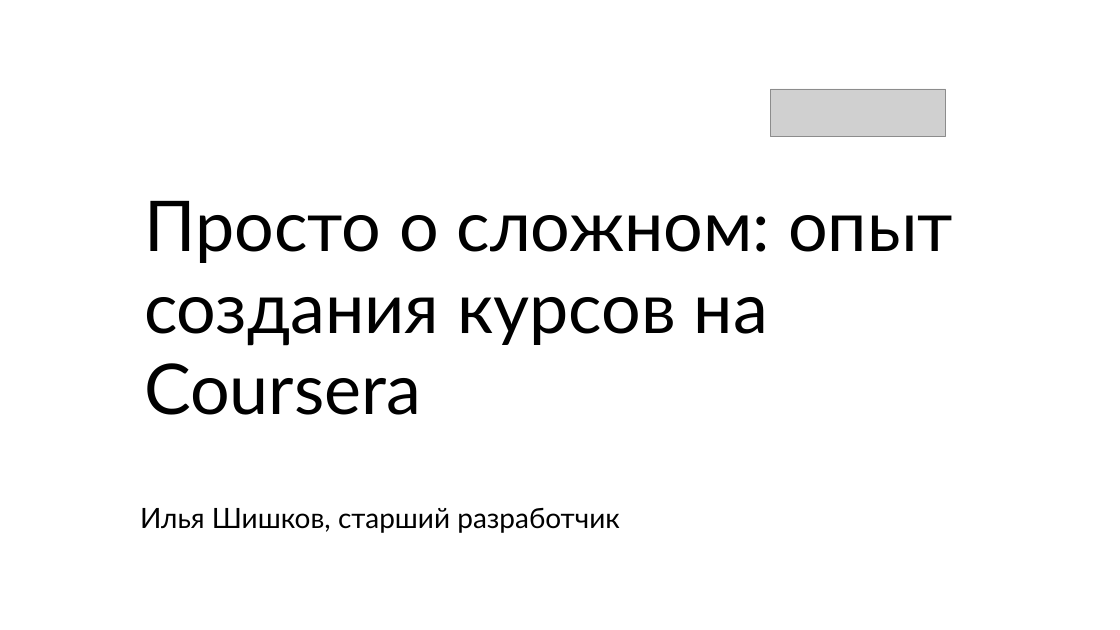
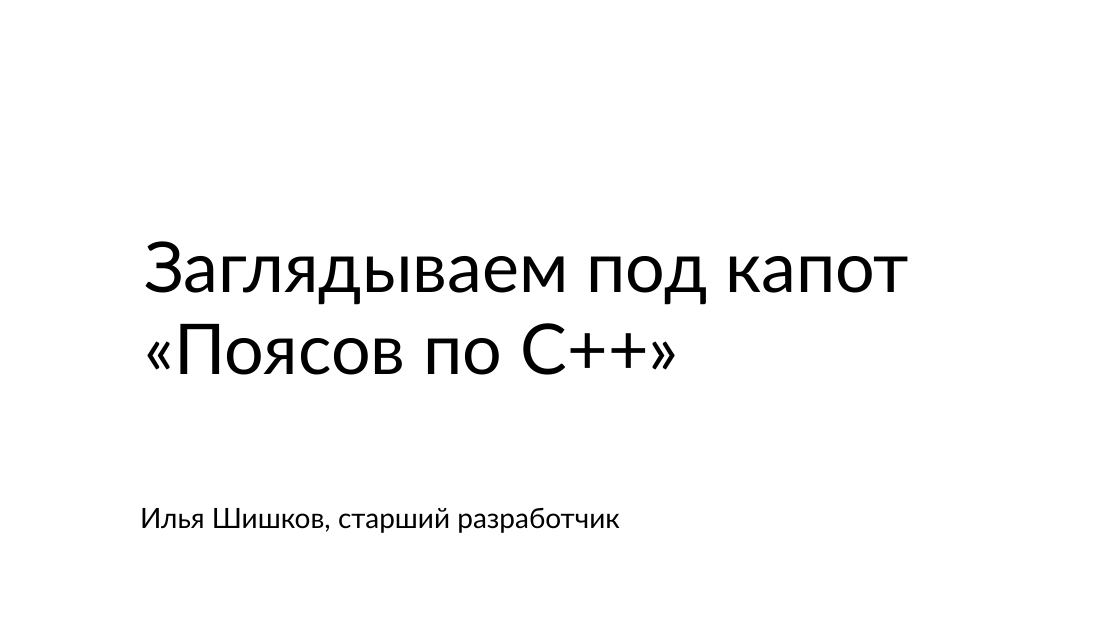
Before and after one commit to ishfb/cpprus18, a slide deck: slide 2 of slides.pptx. Drawn at 1120x630 pixels with LibreOffice and Linux fonts; fonts in the diff are those of the drawing; grey boxes stand for pictures; background and template pictures are left out. Boxes give left, top, right and bottom in pixels: in the first picture for what was removed or moved away, otherwise in the second. Text is boxed around its words. In the diff, an @@ line names an element or a change of style, - is before the commit and + after.

```diff
--- a/slides.pptx
+++ b/slides.pptx
@@ picture removed at <box>770,89,946,137</box> @@
@@ title at <box>144,241,909,375</box>: text changed @@
-Просто о сложном: опыт создания курсов на Coursera
+Заглядываем под капот «Поясов по C++»
```
Also in this commit, not shown: 1 other file.
